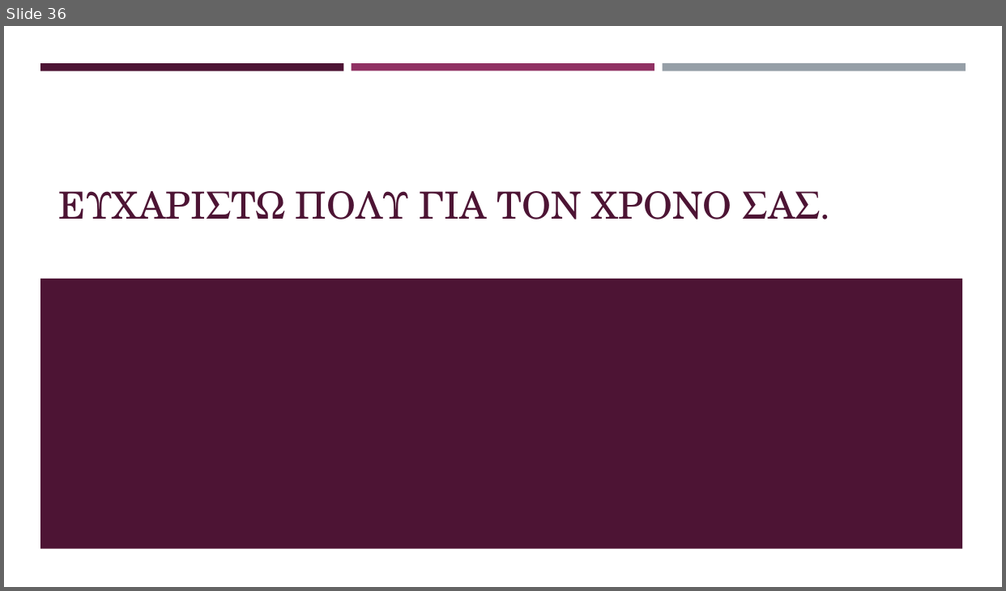
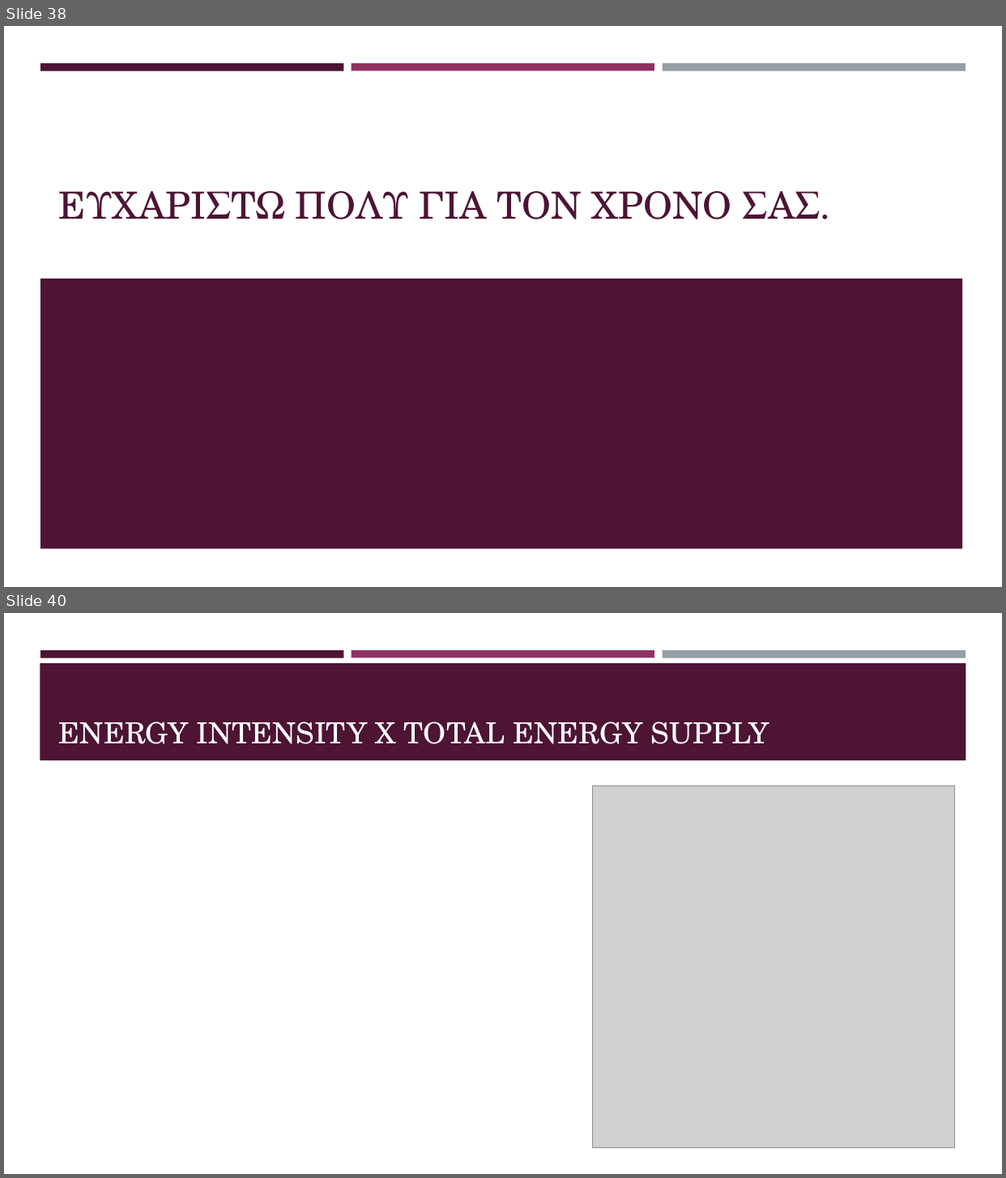
Before and after one commit to kwpap/Diplomatiki_kwpap_step_1, a slide deck: Thesis/Παρουσίαση.pptx. Shown one above the other, each under a label of ours: slide 36 before the commit, slides 38 and 40 after it; the slides between them are not shown. The pictures are 1006x591 and 1006x1178 pixels, drawn with LibreOffice and Linux fonts; fonts in the diff are those of the drawing; grey boxes stand for pictures. Boxes give left, top, right and bottom in pixels: in the first picture for what was removed or moved away, otherwise in the second. Text is boxed around its words. In the diff, an @@ line names an element or a change of style, - is before the commit and + after.

```diff
--- a/Thesis/Παρουσίαση.pptx
+++ b/Thesis/Παρουσίαση.pptx
@@ slide 40 added at box(4, 613, 1002, 1174), background #FFFFFF; not listed: 3 template elements that a slide beside it also shows @@
@@ rectangle added at box(40, 663, 966, 760), fill #4D1434 @@
@@ title added at box(59, 722, 769, 744), 28 pt, text #FFFFFF @@
+ENERGY INTENSITY X TOTAL ENERGY SUPPLY
@@ picture added at box(592, 786, 954, 1148) @@
@@ what was slide 36 is now slide 38 @@
```
Also in this commit, not shown: 11 slides changed, 4 other slides added, 1 slide removed, 1 other file.
